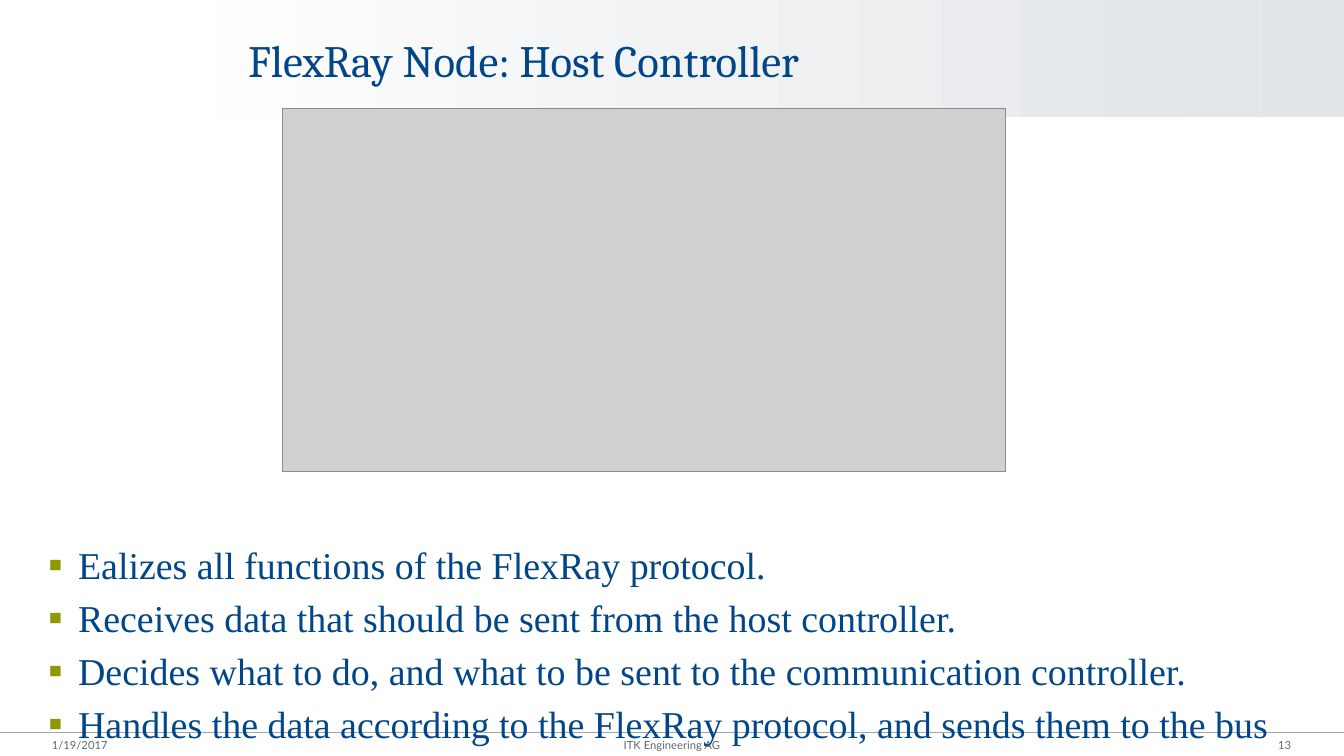
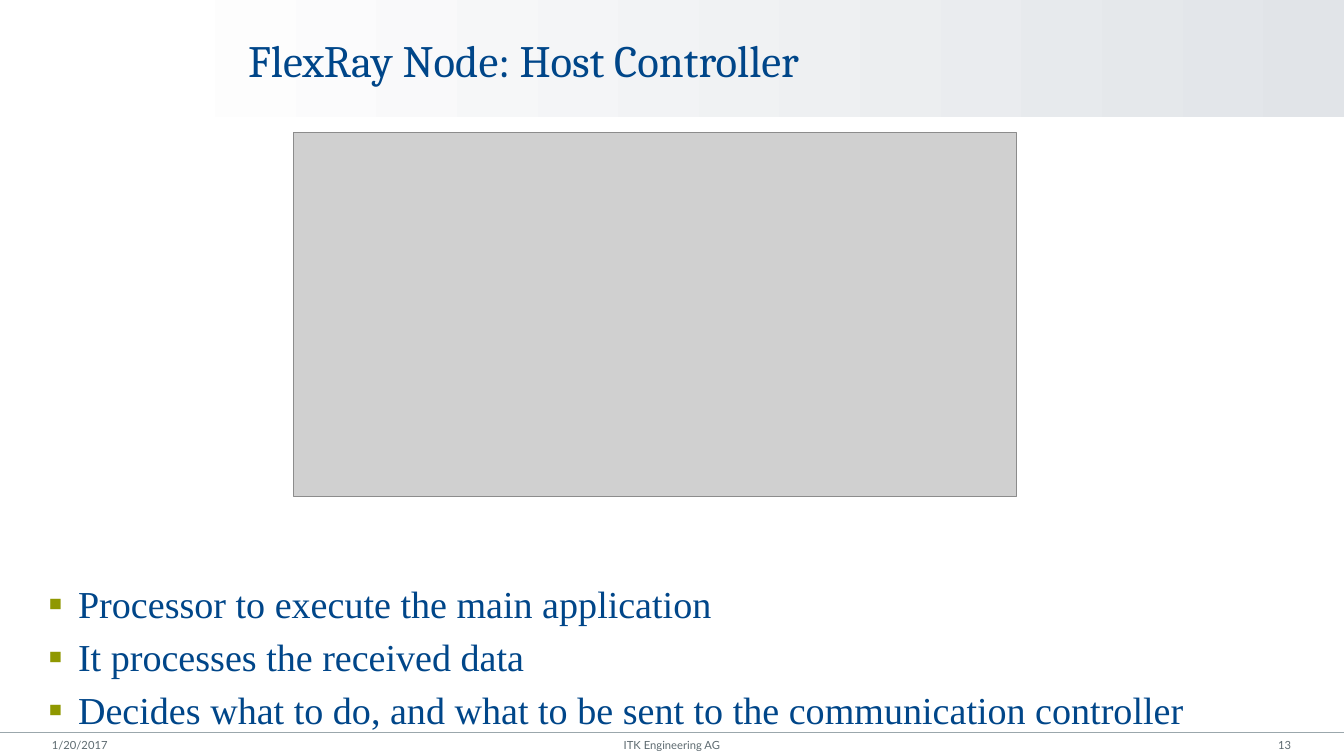
Before and after one commit to Huynhtri027/AndroidProject, a slide deck: slide 13 of SW-Coding & MIL-Test.pptx. Drawn at 1344x756 pixels with LibreOffice and Linux fonts; fonts in the diff are those of the drawing; grey boxes stand for pictures; background and template pictures are left out. Boxes give left, top, right and bottom in pixels: in the first picture for what was removed or moved away, otherwise in the second. Text is boxed around its words. In the diff, an @@ line names an element or a change of style, - is before the commit and + after.

```diff
--- a/SW-Coding & MIL-Test.pptx
+++ b/SW-Coding & MIL-Test.pptx
@@ picture: place and size @@
-picture at [283, 108, 1006, 472]
+picture at [294, 133, 1017, 497]
@@ text at [78, 591, 1183, 730]: text changed; size 27.1 to 27.2 pt @@
-▪ Ealizes all functions of the FlexRay protocol.
-▪ Receives data that should be sent from the host controller.
-▪ Decides what to do, and what to be sent to the communication controller.
-▪ Handles the data according to the FlexRay protocol, and sends them to the bus driver.
+▪ Processor to execute the main application
+▪ It processes the received data
+▪ Decides what to do, and what to be sent to the communication controller
@@ text at [52, 741, 108, 749]: text changed @@
-1/19/2017
+1/20/2017
```
Also in this commit, not shown: 21 other slides changed.
